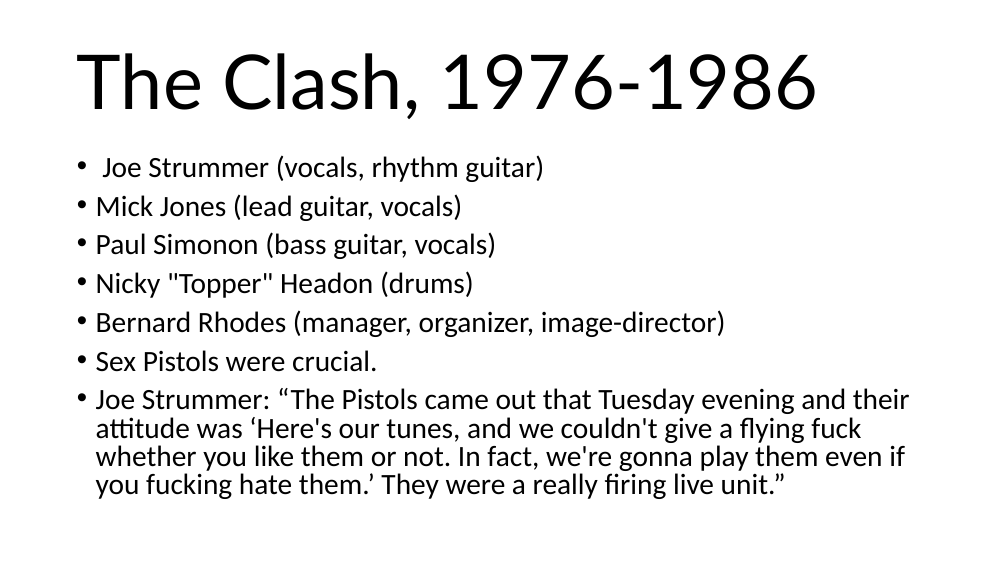
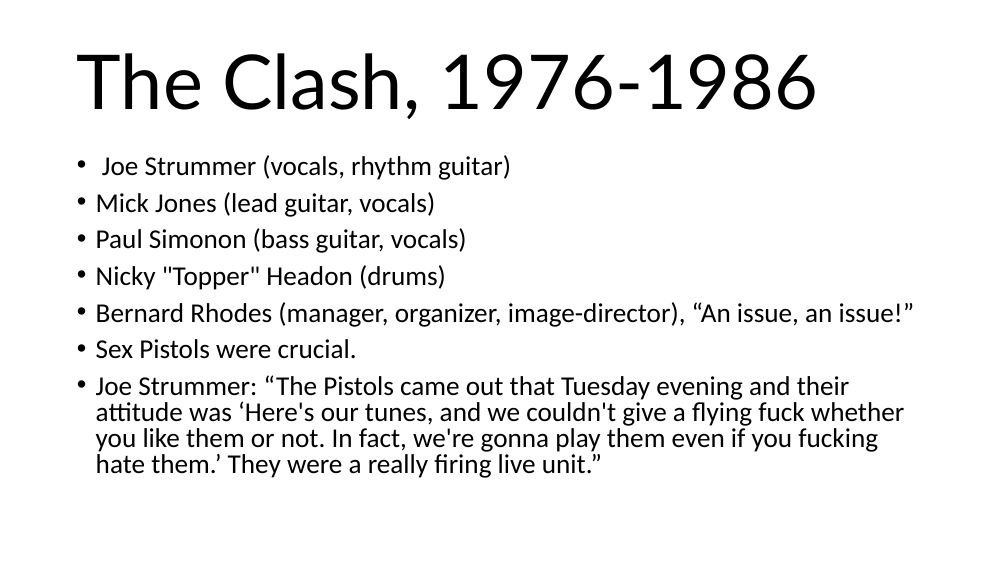
Before and after one commit to mrbaker1917/website, a slide deck: slide 2 of HSTR121/ppts/Post-Punk of the early 1980s.pptx. Drawn at 1008x567 pixels with LibreOffice and Linux fonts; fonts in the diff are those of the drawing; background and template pictures are left out. Boxes give left, top, right and bottom in pixels: in the first picture for what was removed or moved away, otherwise in the second. Text is boxed around its words. In the diff, an @@ line names an element or a change of style, - is before the commit and + after.

Commit message:
updates to Clash stuff

```diff
--- a/HSTR121/ppts/Post-Punk of the early 1980s.pptx
+++ b/HSTR121/ppts/Post-Punk of the early 1980s.pptx
@@ text at (96, 155, 905, 478): size 28 to 25.9 pt in "Joe Strummer (vocals, rhythm guitar)", "Mick Jones (lead guitar, vocals)", "Paul Simonon (bass guitar, vocals)", "Nicky "Topper" Headon (drums)" and 2 more places @@
@@ text at (96, 302, 915, 327): text changed; size 28 to 25.9 pt @@
-• Bernard Rhodes (manager, organizer, image-director)
+• Bernard Rhodes (manager, organizer, image-director), “An issue, an issue!”
```
Also in this commit, not shown: 3 other slides changed, 2 other files.
